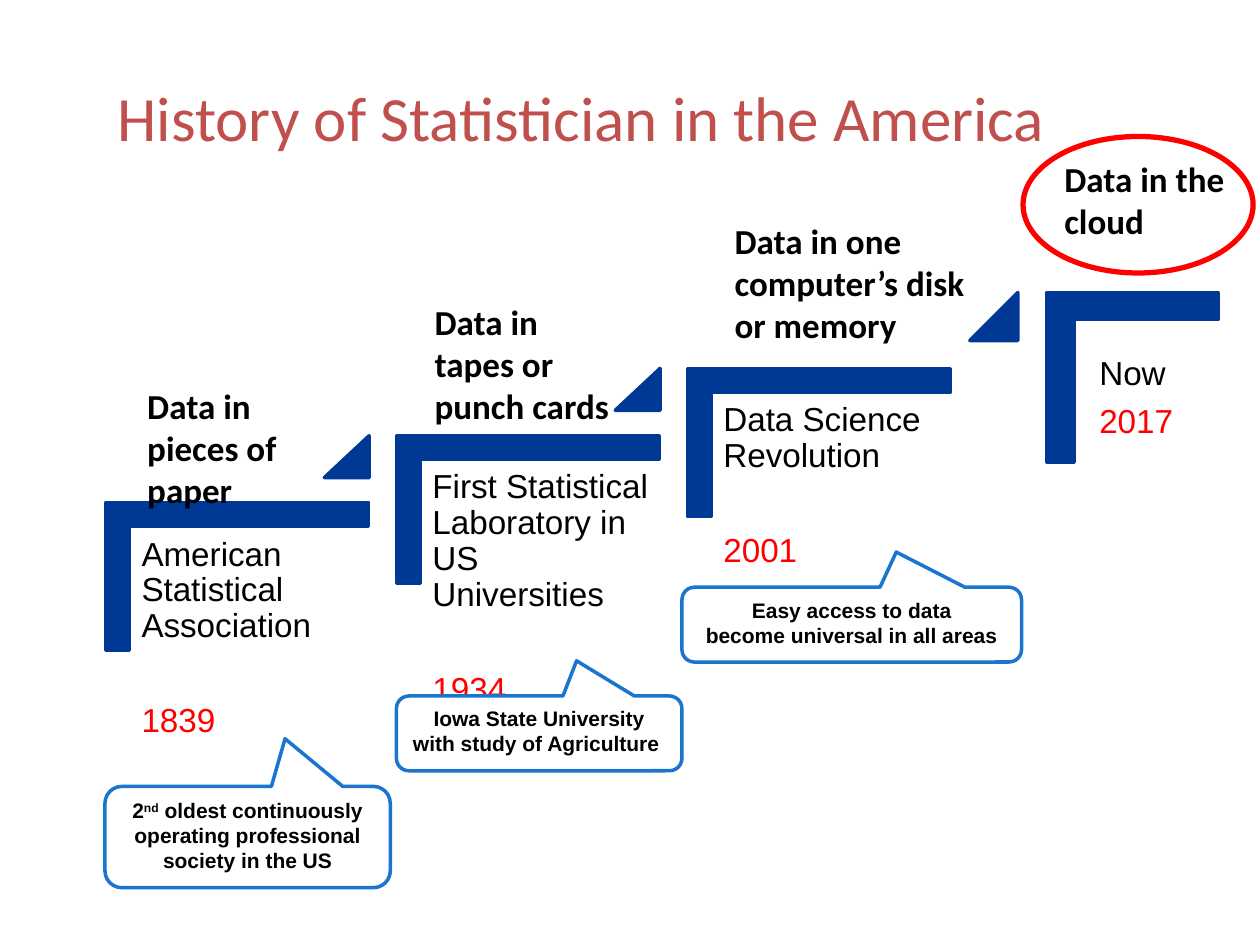
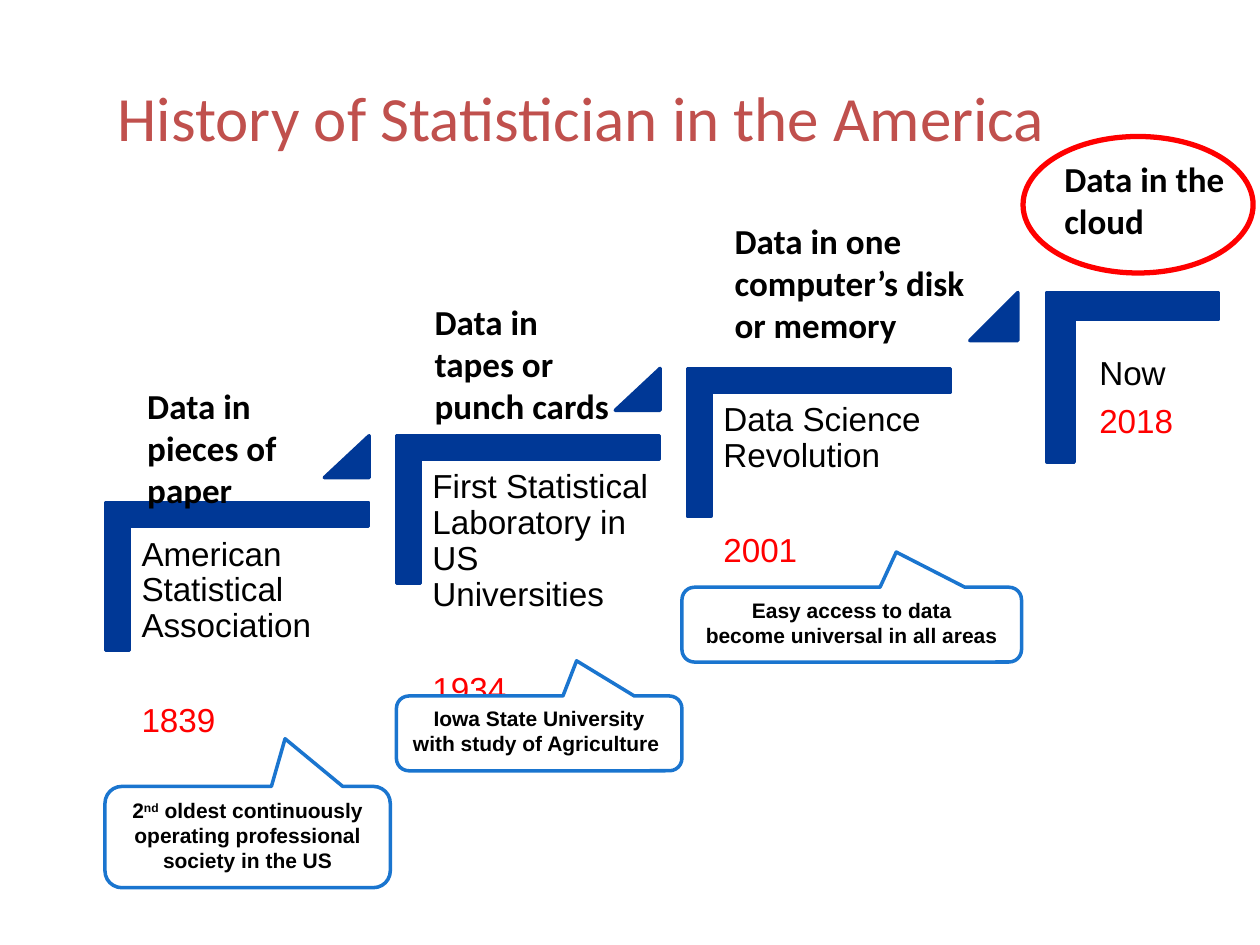
Before and after one commit to happyrabbit/Talks, a slide deck: slide 3 of 2018_06_ShortCourse/05BigDataCloudPlatform/C-BigDataCloudPlatform.pptx. Drawn at 1260x945 pixels with LibreOffice and Linux fonts; fonts in the diff are those of the drawing; background and template pictures are left out. Boxes give left, top, right and bottom in pixels: in the first picture for what was removed or moved away, otherwise in the second. Text is boxed around its words. In the diff, an @@ line names an element or a change of style, - is before the commit and + after.

```diff
--- a/2018_06_ShortCourse/05BigDataCloudPlatform/C-BigDataCloudPlatform.pptx
+++ b/2018_06_ShortCourse/05BigDataCloudPlatform/C-BigDataCloudPlatform.pptx
@@ text at box(1099, 409, 1173, 434): text changed @@
-2017
+2018
```
Also in this commit, not shown: 1 other slide changed, 3 other files.
